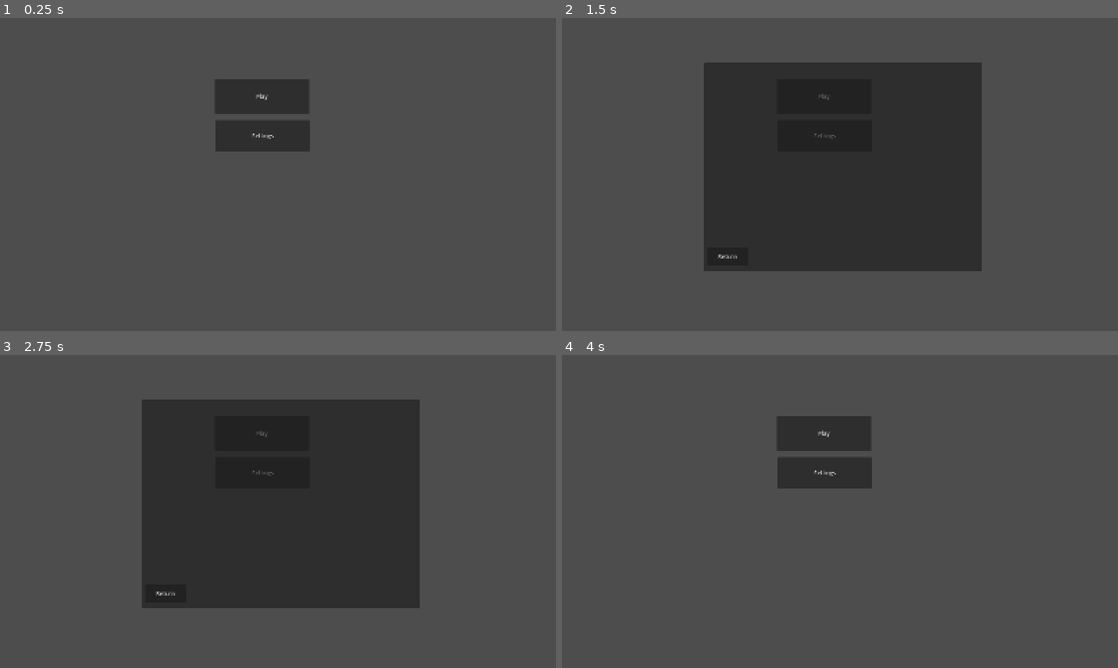
Above: before the commit, frames 1-4 (two rows, left to right).
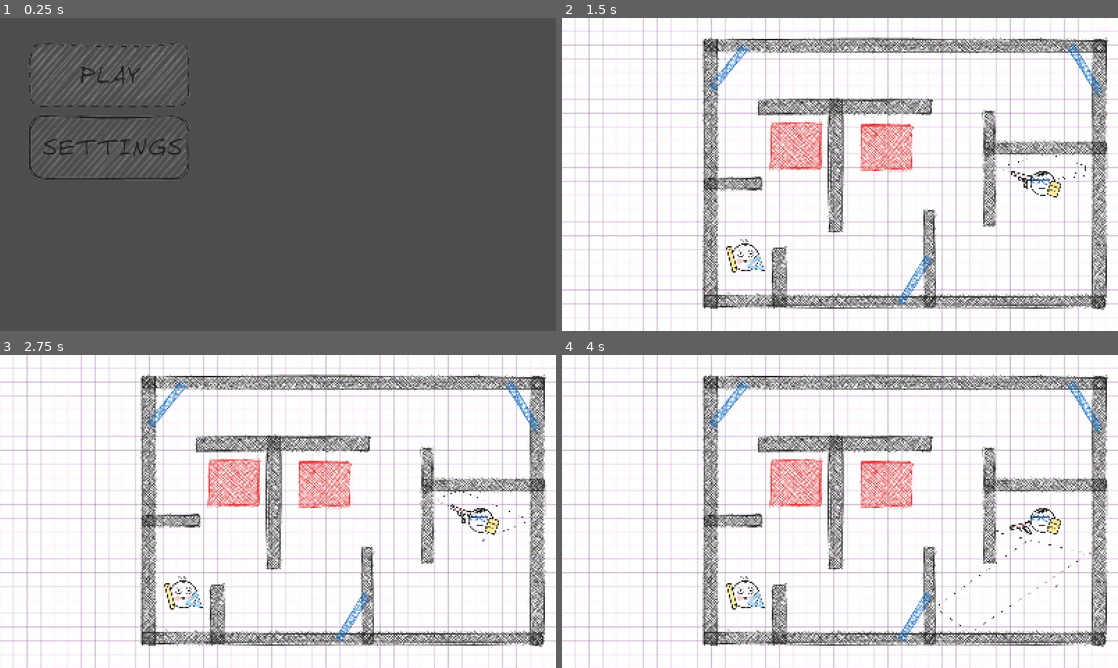
Above: after the commit, the same moments.

Repository: RebellionDevs/100P
Game: Godot game, scene res://scenes/main_menu.tscn
The game is run twice, just before and just after one commit, with the same random seed, the same clock (stepped at 60 frames per second) and the same inputs.
Inputs (mouse positions are in pixels of both pictures, inside the frame that each line leads up to; where the layout moved, square brackets give the same spot in the first picture):
- Up to frame 1 (0.25 s): no input
- Up to frame 2 (1.5 s): click (673, 146) [823, 136] at 0.5 s; click (673, 74) [823, 96] at 1.25 s
- Up to frame 3 (2.75 s): click (261, 433) at 2 s, where only the run before the commit has a clickable "Play"
- Up to frame 4 (4 s): click (823, 433) at 2.75 s, where only the run before the commit has a clickable "Play"; click (728, 592) at 3.5 s, where only the run before the commit has a clickable "Return"

The runs differ from the first frame. In frame 1, 6.1% of the frame differs, in the area x 5-56%, y 8-52%; in frame 2, 98%; in frame 3, 98%, in the area x 0-100%, y 0-100%; in frame 4, 97%.

Commit message:
feat: add animated buttons to main-menu

Diff:
--- a/scenes/main_menu.tscn
+++ b/scenes/main_menu.tscn
@@ -1,6 +1,15 @@
 [gd_scene format=3 uid="uid://2yvq6yiiep7y"]
 
 [ext_resource type="Script" uid="uid://diogpnw6nc1vc" path="res://scripts/main_menu.gd" id="1_l6cm7"]
+[ext_resource type="Script" uid="uid://cgese1cmjyqv" path="res://scripts/animated_button.gd" id="2_ekxnf"]
+[ext_resource type="Texture2D" uid="uid://cbpmpb2xf03sx" path="res://assets/sprites/play_button.png" id="3_rtw2f"]
+[ext_resource type="Texture2D" uid="uid://dyu74nkum7pdb" path="res://assets/sprites/play_button_2.png" id="4_oa1go"]
+[ext_resource type="Texture2D" uid="uid://bpv14asgo1sdw" path="res://assets/sprites/play_button_hover.png" id="5_tbmy8"]
+[ext_resource type="Texture2D" uid="uid://capiqecnc3txd" path="res://assets/sprites/play_button_hover_2.png" id="6_jk1qb"]
+[ext_resource type="Texture2D" uid="uid://bo05b5mqtvuty" path="res://assets/sprites/settings_button.png" id="7_5dd4i"]
+[ext_resource type="Texture2D" uid="uid://du80bb6lm6try" path="res://assets/sprites/settings_button_2.png" id="8_lgwnu"]
+[ext_resource type="Texture2D" uid="uid://c64propvvhpaa" path="res://assets/sprites/settings_button_hover.png" id="9_flqon"]
+[ext_resource type="Texture2D" uid="uid://bfcb3u4oy4lh2" path="res://assets/sprites/settings_button_hover_2.png" id="10_rcqid"]
 
 [node name="Control" type="Control" unique_id=416109375]
 layout_mode = 3
@@ -9,21 +18,27 @@
 offset_bottom = 40.0
 script = ExtResource("1_l6cm7")
 
-[node name="SettingsButton" type="Button" parent="." unique_id=2116643897]
+[node name="PlayButton" type="TextureButton" parent="." unique_id=1559045769]
 layout_mode = 0
-offset_left = 620.0
-offset_top = 294.0
-offset_right = 892.0
-offset_bottom = 383.0
-text = "Settings"
+offset_left = 67.0
+offset_top = 53.0
+offset_right = 296.0
+offset_bottom = 150.0
+script = ExtResource("2_ekxnf")
+normal_frames = Array[Texture2D]([ExtResource("3_rtw2f"), ExtResource("4_oa1go")])
+hover_frames = Array[Texture2D]([ExtResource("5_tbmy8"), ExtResource("6_jk1qb")])
+frame_interval = 0.5
 
-[node name="PlayButton" type="Button" parent="." unique_id=455040171]
+[node name="SettingsButton" type="TextureButton" parent="." unique_id=1541725738]
 layout_mode = 0
-offset_left = 618.0
-offset_top = 175.0
-offset_right = 890.0
-offset_bottom = 276.0
-text = "Play"
+offset_left = 66.0
+offset_top = 262.0
+offset_right = 338.0
+offset_bottom = 351.0
+script = ExtResource("2_ekxnf")
+normal_frames = Array[Texture2D]([ExtResource("7_5dd4i"), ExtResource("8_lgwnu")])
+hover_frames = Array[Texture2D]([ExtResource("9_flqon"), ExtResource("10_rcqid")])
+frame_interval = 0.5
 
 [node name="SettingsPopup" type="Panel" parent="." unique_id=1899535701]
 visible = false
--- /dev/null
+++ b/scripts/animated_button.gd
@@ -0,0 +1,43 @@
+class_name AnimatedTextureButton
+extends TextureButton
+
+@export var normal_frames: Array[Texture2D] = []
+@export var hover_frames: Array[Texture2D] = []
+
+@export var frame_interval: float = 0.4
+
+var current_frame: int = 0
+var timer: float = 0.0
+var is_hovered_state: bool = false
+
+func _ready() -> void:
+	mouse_entered.connect(_on_mouse_entered)
+	mouse_exited.connect(_on_mouse_exited)
+	update_texture()
+
+func _process(delta: float) -> void:
+	timer += delta
+	if timer >= frame_interval:
+		timer = 0.0
+		current_frame = 1 if current_frame == 0 else 0
+		update_texture()
+
+func _on_mouse_entered() -> void:
+	is_hovered_state = true
+	current_frame = 0
+	timer = 0.0
+	update_texture()
+
+func _on_mouse_exited() -> void:
+	is_hovered_state = false
+	current_frame = 0
+	timer = 0.0
+	update_texture()
+
+func update_texture() -> void:
+	if is_hovered_state and hover_frames.size() >= 2:
+		texture_normal = hover_frames[current_frame]
+	elif not is_hovered_state and normal_frames.size() >= 2:
+		texture_normal = normal_frames[current_frame]
+	elif normal_frames.size() > 0:
+		texture_normal = normal_frames[0]
--- a/scripts/level_1.gd
+++ b/scripts/level_1.gd
@@ -7,7 +7,7 @@
 func _ready() -> void:
 	pass
 
-func _process() -> void:
+func _process(delta: float) -> void:
 	for bullet in bullets_in_zone:
 		if is_instance_valid(bullet):
 			if bullet.has_method("update_integral_effect"):
Binary file added: assets/sprites/play_button.png
Not shown, added: assets/sprites/play_button.png.import
Binary file added: assets/sprites/play_button_2.png
Not shown, added: assets/sprites/play_button_2.png.import
Binary file added: assets/sprites/play_button_hover.png
Not shown, added: assets/sprites/play_button_hover.png.import
Binary file added: assets/sprites/play_button_hover_2.png
Not shown, added: assets/sprites/play_button_hover_2.png.import
Binary file added: assets/sprites/settings_button.png
Not shown, added: assets/sprites/settings_button.png.import
Binary file added: assets/sprites/settings_button_2.png
Not shown, added: assets/sprites/settings_button_2.png.import
(and 5 more such lines)
